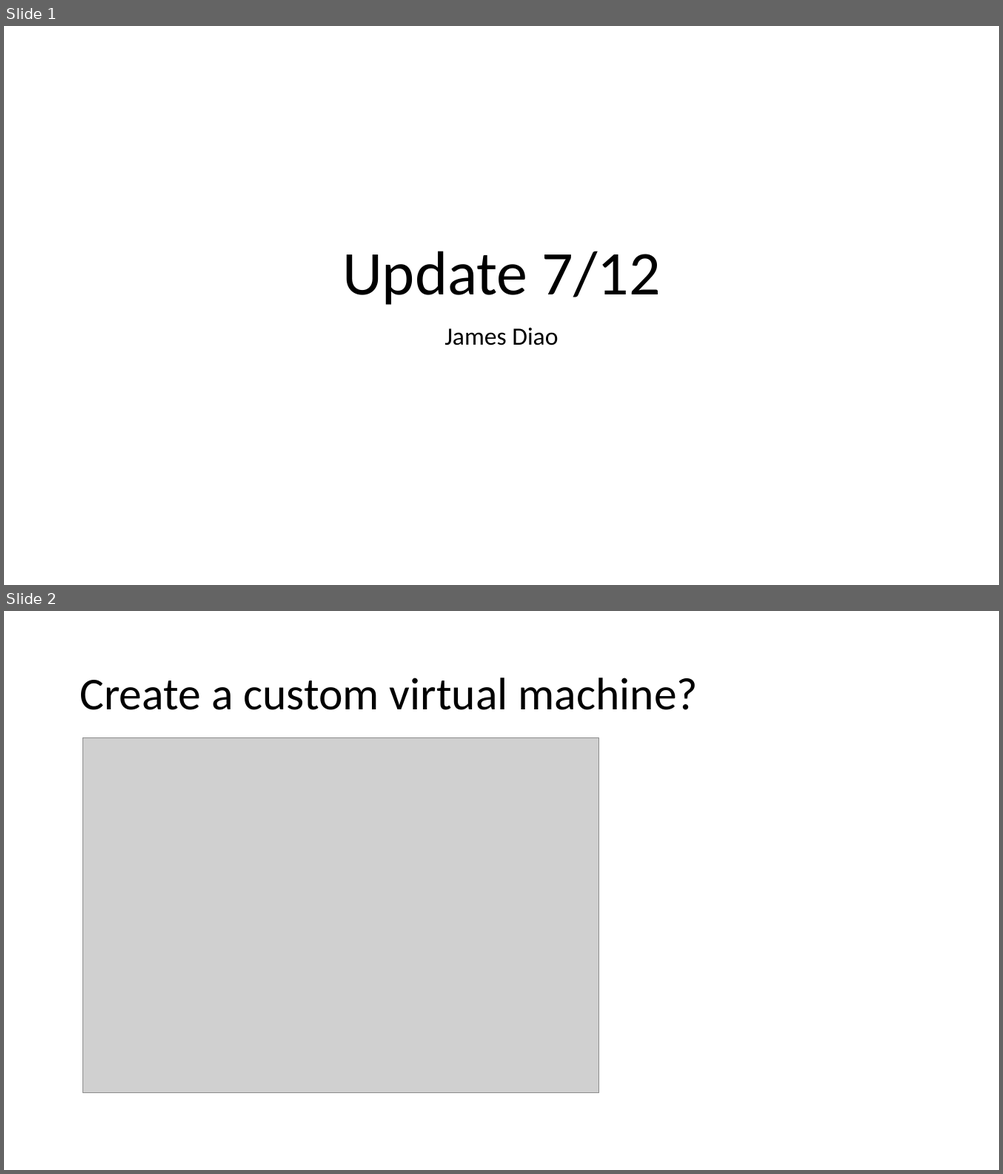
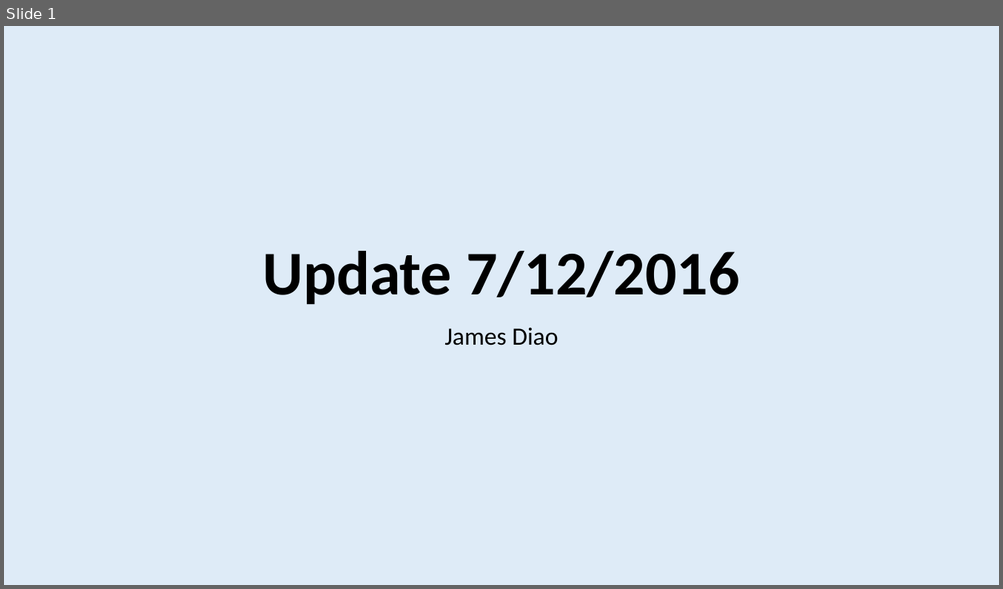
Before and after one commit to dfan/HST-2016, a slide deck: week_5/Presentation_week_5.pptx. Shown one above the other, each under a label of ours: slides 1 and 2 before the commit, slide 1 after it. The pictures are 1003x1174 and 1003x589 pixels, drawn with LibreOffice and Linux fonts; fonts in the diff are those of the drawing; grey boxes stand for pictures. Boxes give left, top, right and bottom in pixels: in the first picture for what was removed or moved away, otherwise in the second. Text is boxed around its words. In the diff, an @@ line names an element or a change of style, - is before the commit and + after.

```diff
--- a/week_5/Presentation_week_5.pptx
+++ b/week_5/Presentation_week_5.pptx
@@ slide 2 removed at (4,611,999,1170), background #FFFFFF @@
@@ title removed at (79,678,698,710) @@
-Create a custom virtual machine?
@@ picture removed at (83,738,600,1093) @@
@@ slide 1 changed as well @@
@@ background #FFFFFF to #DEEBF7 @@
@@ title at (262,251,740,305): text changed; bold on @@
-Update 7/12
+Update 7/12/2016
```
Also in this commit, not shown: 1 other slide changed, 9 slides added, 2 other slides removed, 5 other files.
